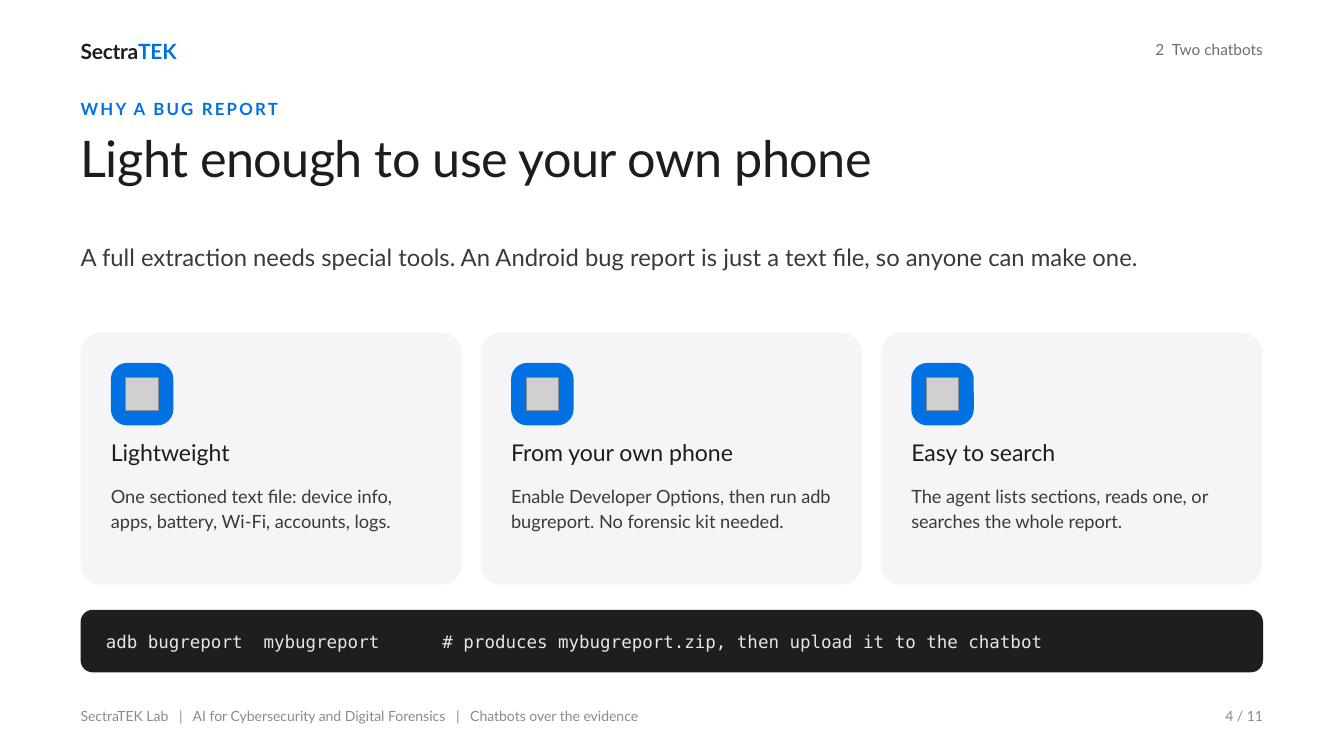
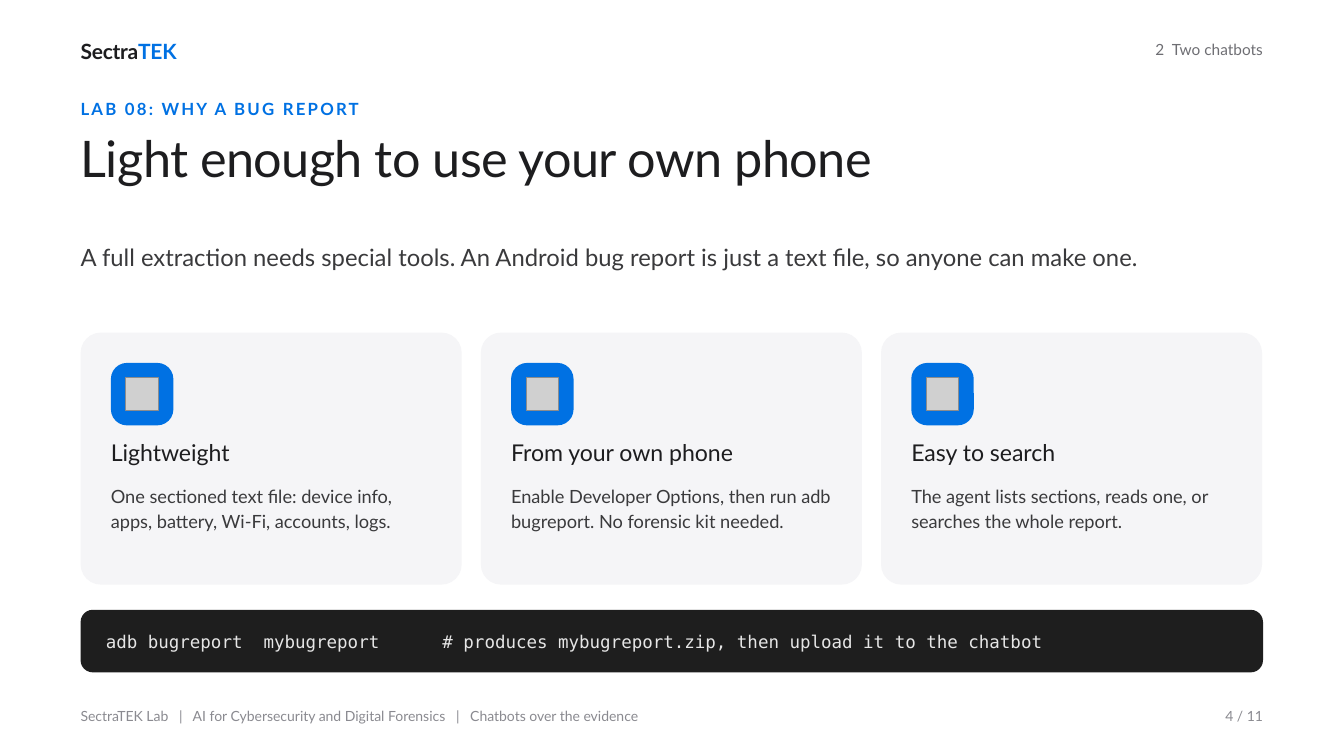
Before and after one commit to danjethh/sectratek-AI-Lab, a slide deck: slide 4 of lab07_llm_android_image_agent/slides/SectraTEK_Lab07_Chatbots.pptx. Drawn at 1344x756 pixels with LibreOffice and Linux fonts; fonts in the diff are those of the drawing; grey boxes stand for pictures. Boxes give left, top, right and bottom in pixels: in the first picture for what was removed or moved away, otherwise in the second. Text is boxed around its words. In the diff, an @@ line names an element or a change of style, - is before the commit and + after.

```diff
--- a/lab07_llm_android_image_agent/slides/SectraTEK_Lab07_Chatbots.pptx
+++ b/lab07_llm_android_image_agent/slides/SectraTEK_Lab07_Chatbots.pptx
@@ text at [81, 102, 359, 115]: text changed @@
-WHY A BUG REPORT
+LAB 08: WHY A BUG REPORT
```
Also in this commit, not shown: 2 other slides changed, 1 other file.
